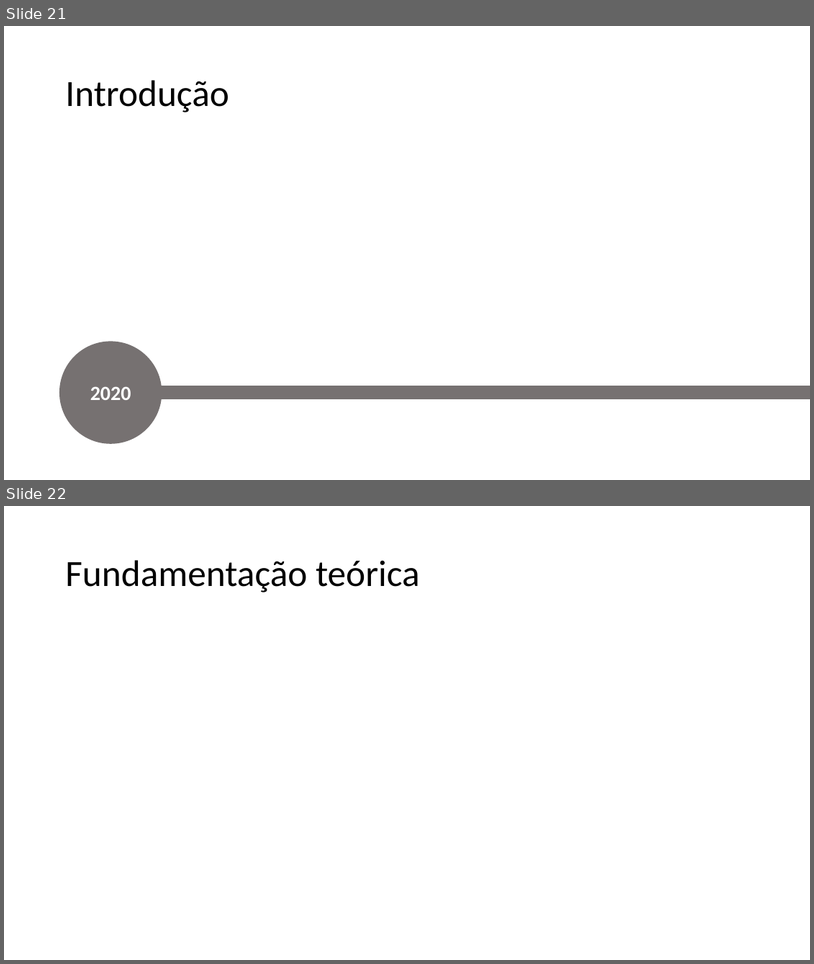
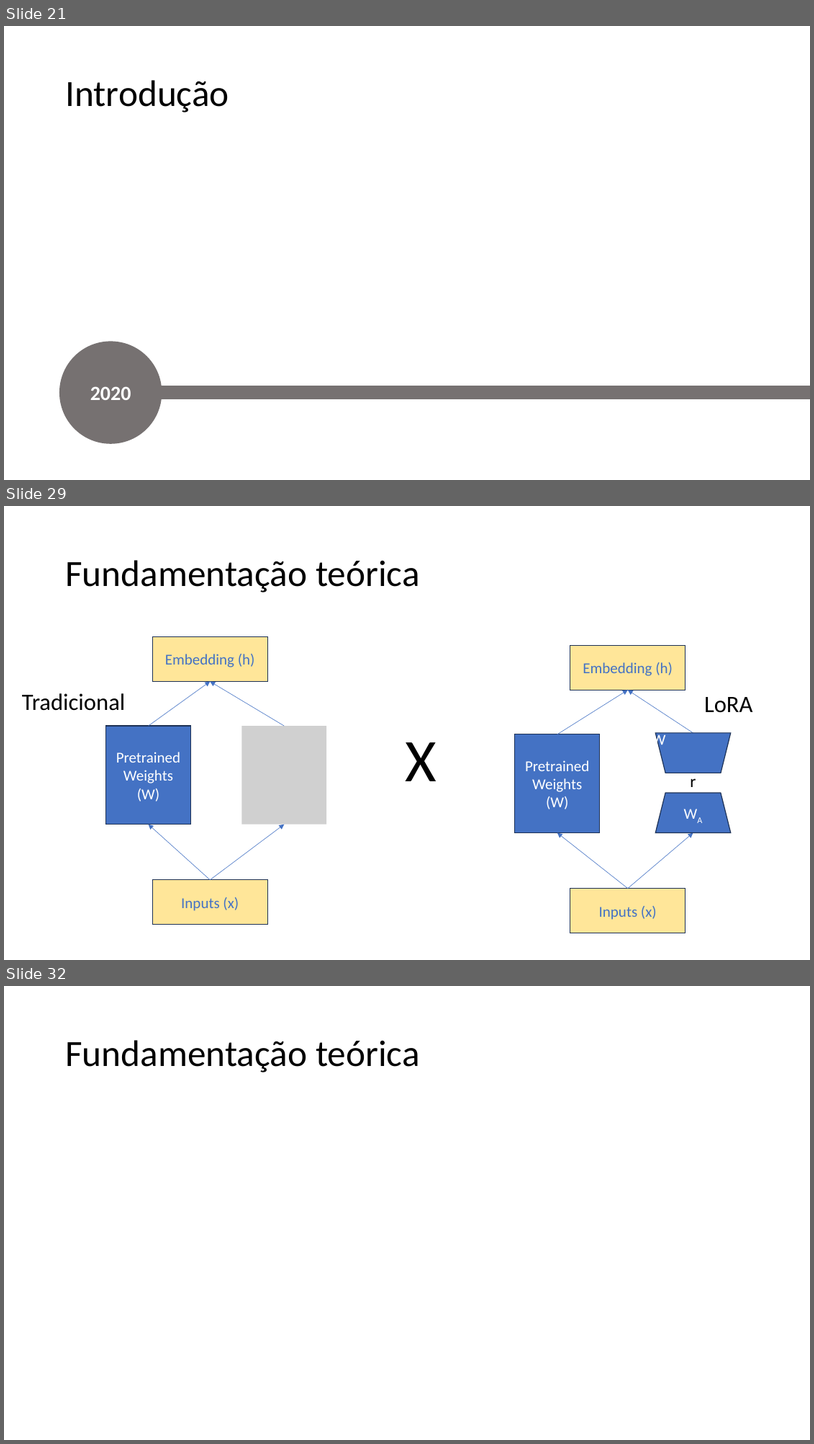
Before and after one commit to guerrato/guerrato_967_tp558, a slide deck: seminarios/ciclo 2/TP558_LoRA.pptx. Shown one above the other, each under a label of ours: slides 21 and 22 before the commit, slides 21, 29 and 32 after it; the slides between them are not shown. The pictures are 814x964 and 814x1444 pixels, drawn with LibreOffice and Linux fonts; fonts in the diff are those of the drawing; grey boxes stand for pictures; background and template pictures are left out. Boxes give left, top, right and bottom in pixels: in the first picture for what was removed or moved away, otherwise in the second. Text is boxed around its words. In the diff, an @@ line names an element or a change of style, - is before the commit and + after.

```diff
--- a/seminarios/ciclo 2/TP558_LoRA.pptx
+++ b/seminarios/ciclo 2/TP558_LoRA.pptx
@@ slide 29 added at box(4, 506, 810, 960), background #FFFFFF @@
@@ title added at box(65, 560, 420, 592), 44 pt, text #000000 @@
+Fundamentação teórica
@@ rectangle added at box(153, 636, 268, 682), fill #FFE699, outline #1E3256 1 pt, 18 pt, text #4472C4 @@
+Embedding (h)
@@ rectangle added at box(571, 645, 687, 690), fill #FFE699, outline #1E3256 1 pt, 18 pt, text #4472C4 @@
+Embedding (h)
@@ text added at box(22, 693, 126, 710), 28 pt, text #000000 @@
+Tradicional
@@ arrow added from (149, 726) to (211, 682), #4472C4 0.5 pt @@
@@ arrow added from (284, 726) to (211, 682), #4472C4 0.5 pt @@
@@ arrow added from (558, 734) to (628, 690), #4472C4 0.5 pt @@
@@ arrow added from (694, 733) to (628, 690), #4472C4 0.5 pt @@
@@ text added at box(705, 697, 753, 713), 28 pt, text #000000 @@
+LoRA
@@ rectangle added at box(106, 726, 191, 824), fill #4472C4, outline #1E3256 1 pt, 18 pt, text #FFFFFF @@
+Pretrained Weights (W)
@@ picture added at box(242, 726, 327, 824) @@
@@ text added at box(405, 742, 437, 781), 72 pt, text #000000 @@
+X
@@ rectangle added at box(515, 734, 600, 833), fill #4472C4, outline #1E3256 1 pt, 18 pt, text #FFFFFF @@
+Pretrained Weights (W)
@@ trapezoid added at box(656, 733, 732, 773), fill #4472C4, outline #1E3256 1 pt, 18 pt, text #FFFFFF @@
+WB
@@ text added at box(690, 772, 696, 787), 20 pt, text #000000 @@
+r
@@ trapezoid added at box(656, 793, 732, 833), fill #4472C4, outline #1E3256 1 pt, 18 pt, text #FFFFFF @@
+WA
@@ arrow added from (211, 880) to (149, 824), #4472C4 0.5 pt @@
@@ arrow added from (211, 880) to (284, 824), #4472C4 0.5 pt @@
@@ arrow added from (628, 888) to (558, 833), #4472C4 0.5 pt @@
@@ arrow added from (628, 888) to (694, 833), #4472C4 0.5 pt @@
@@ rectangle added at box(153, 880, 268, 924), fill #FFE699, outline #1E3256 1 pt, 18 pt, text #4472C4 @@
+Inputs (x)
@@ rectangle added at box(571, 888, 687, 933), fill #FFE699, outline #1E3256 1 pt, 18 pt, text #4472C4 @@
+Inputs (x)
@@ what was slide 22 is now slide 32 @@
```
Also in this commit, not shown: 4 slides changed, 9 other slides added.
